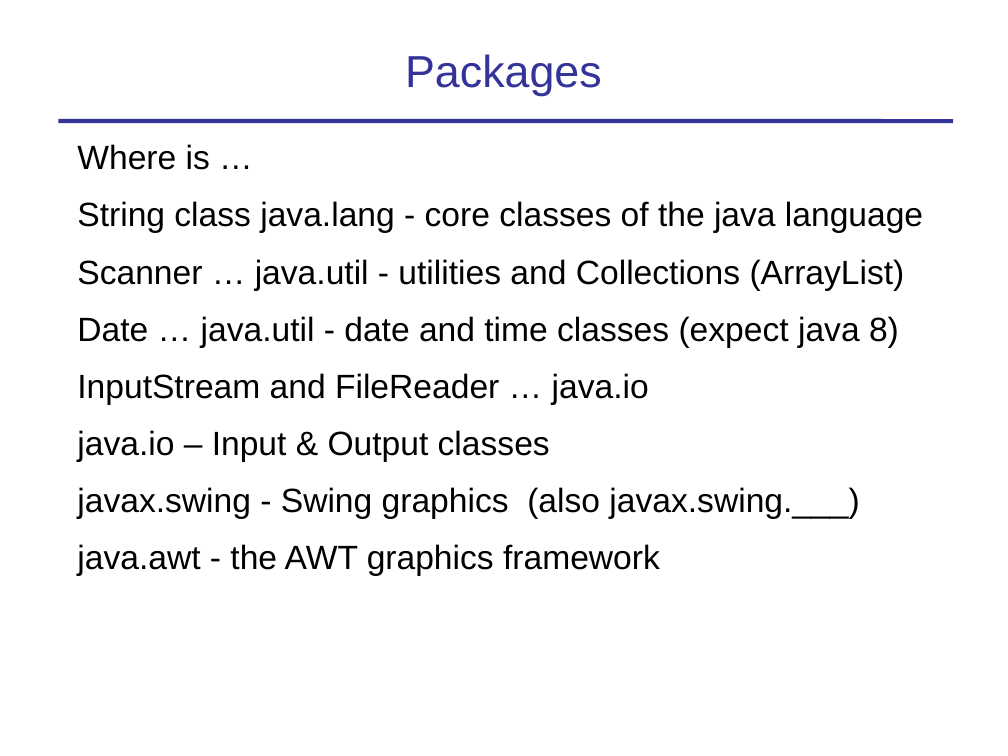
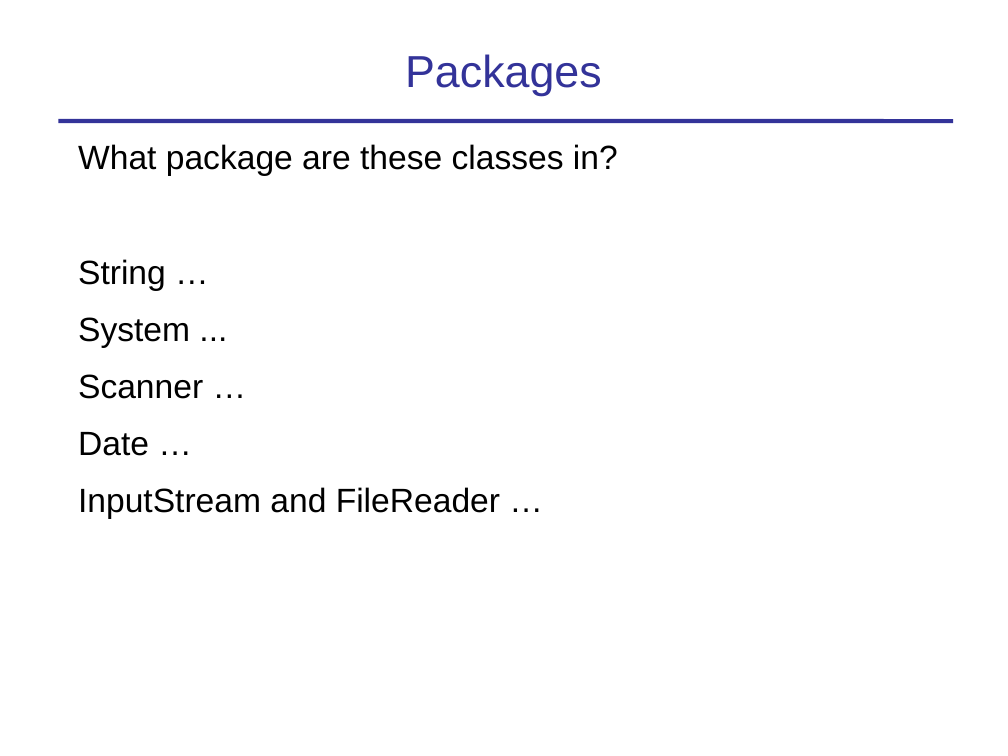
Before and after one commit to skeoop/skeoop.github.io, a slide deck: slide 22 of week1/1-Review of Java.ppt (slide 18 before the commit). Drawn at 1008x756 pixels with LibreOffice and Linux fonts; fonts in the diff are those of the drawing. Boxes give left, top, right and bottom in pixels: in the first picture for what was removed or moved away, otherwise in the second. Text is boxed around its words. In the diff, an @@ line names an element or a change of style, - is before the commit and + after.

```diff
--- a/week1/1-Review of Java.ppt
+++ b/week1/1-Review of Java.ppt
@@ text at (78, 144, 618, 519): text changed @@
-Where is …
-String class java.lang - core classes of the java language
-Scanner … java.util - utilities and Collections (ArrayList)
-Date … java.util - date and time classes (expect java 8)
-InputStream and FileReader … java.io
-java.io – Input & Output classes
-javax.swing - Swing graphics (also javax.swing.___)
-java.awt - the AWT graphics framework
+What package are these classes in?
+String …
+System ...
+Scanner …
+Date …
+InputStream and FileReader …
```
Also in this commit, not shown: 22 other slides changed, 5 slides added, 8 slides removed, 7 other files.
